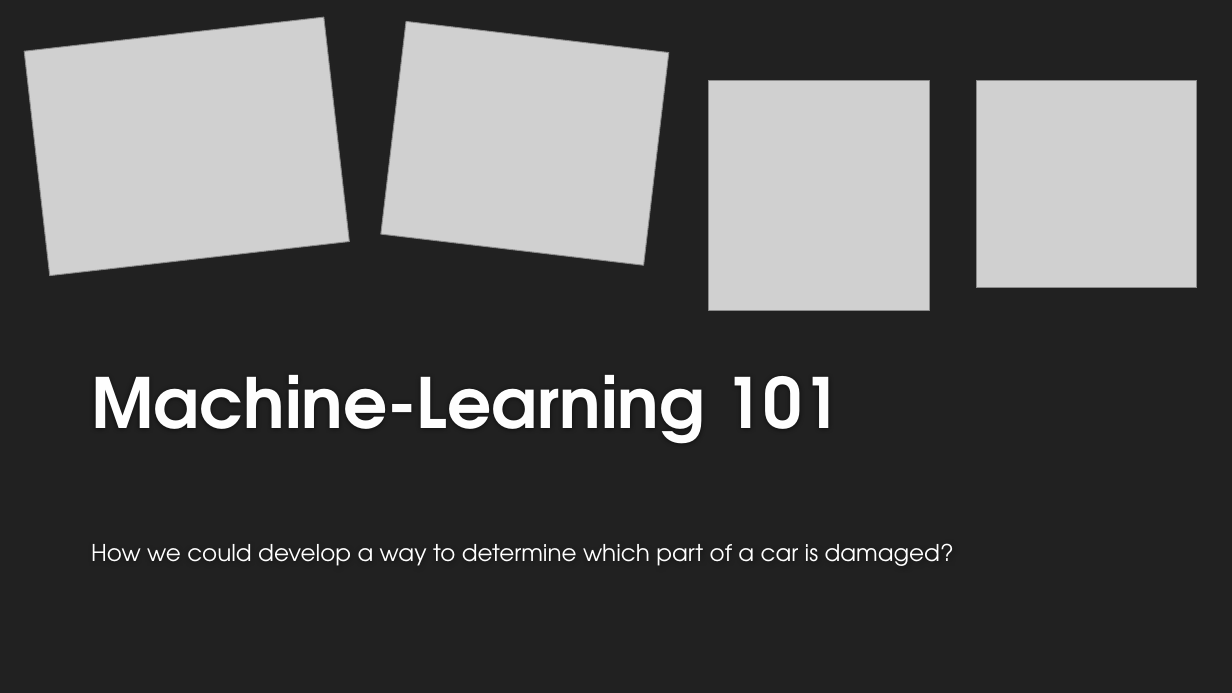
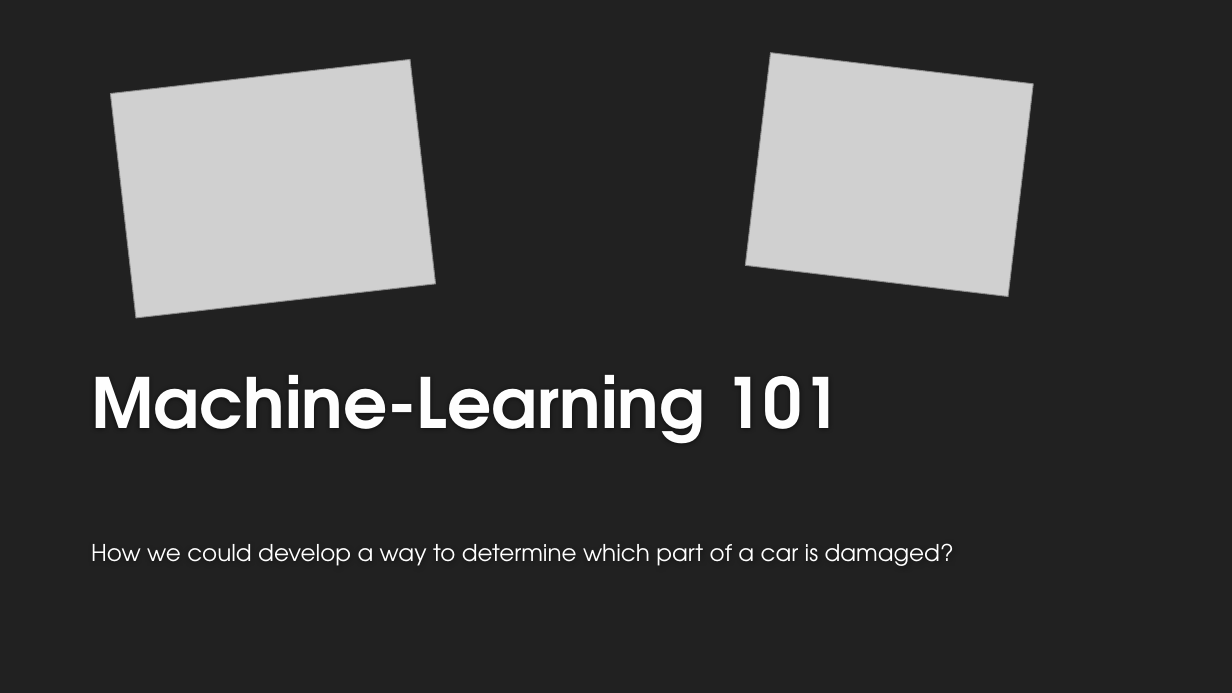
Before and after one commit to Mr-Smithy-x/ML-Car-Damage-Classification, a slide deck: slide 1 of presentation.pptx. Drawn at 1232x693 pixels with LibreOffice and Linux fonts; fonts in the diff are those of the drawing; grey boxes stand for pictures; background and template pictures are left out. Boxes give left, top, right and bottom in pixels: in the first picture for what was removed or moved away, otherwise in the second. Text is boxed around its words. In the diff, an @@ line names an element or a change of style, - is before the commit and + after.

Commit message:
completed

```diff
--- a/presentation.pptx
+++ b/presentation.pptx
@@ picture: place and size @@
-picture at [24,17,349,275]
+picture at [110,59,435,318]
@@ picture: place and size @@
-picture at [381,21,669,265]
+picture at [745,53,1033,297]
@@ picture removed at [709,80,930,311] @@
@@ picture removed at [977,80,1198,288] @@
```
